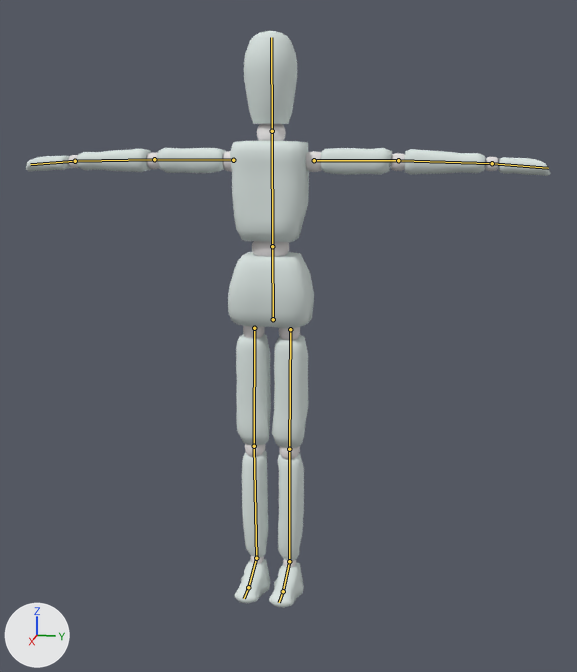
The Blender file block_model/block_model.blend: old version first, new version second.
The view is the same before and after, from a 50 mm camera at (2.236, 0.497, 1.383) aimed at (0.03, 0.055, 0.831). Every picture has the same lights, and +X, +Y and +Z are marked at lower left. The bones that bend it are drawn over the model as lines.
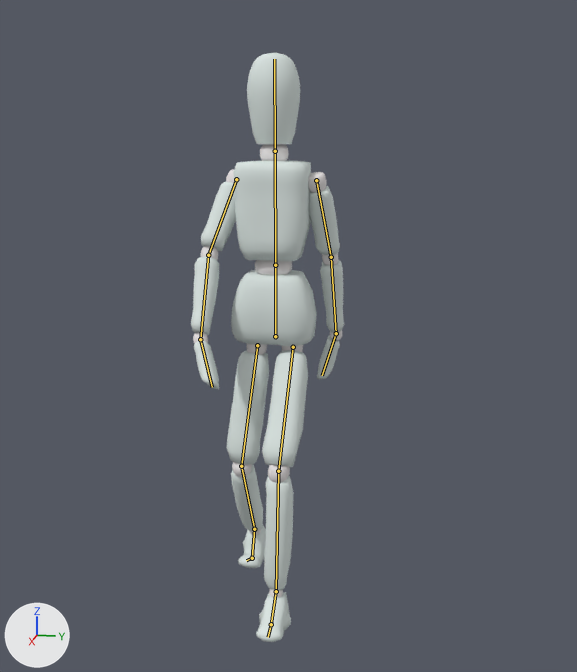
The newer file adds an action. The first version stands in its rest pose; the second is drawn at frame 1 of the action 'Run'.

Where the change shows, as pixel boxes (x1, y1, x2, y2) in the pictures (577 x 672 px):
'Cube', posed (71% narrower): before (26, 31, 551, 608); after (191, 53, 344, 642)
bone 'Hip', root to tip: before (273, 319) to (272, 246); after (275, 336) to (275, 265)
bone 'UpperArm.L', root to tip: before (314, 160) to (398, 160); after (316, 180) to (331, 257)
bone 'LowerArm.L', root to tip: before (398, 160) to (492, 163); after (331, 257) to (336, 333)
bone 'Hand.L', root to tip: before (492, 163) to (548, 168); after (336, 333) to (322, 375)
bone 'UpperArm.R', root to tip: before (233, 160) to (154, 159); after (236, 179) to (208, 255)
bone 'LowerArm.R', root to tip: before (154, 159) to (75, 161); after (208, 255) to (200, 339)
bone 'Hand.R', root to tip: before (75, 161) to (30, 164); after (200, 339) to (212, 387)
bone 'Foot.L', root to tip: before (289, 561) to (283, 591); after (276, 591) to (271, 624)
bone 'Toes.R', root to tip: before (248, 587) to (244, 598); after (252, 558) to (246, 560)

The change in detail:
Bone 'LegIK.L' (bone_legik_l) moves from (0.0, 0.0, 0.0) to (0.005, -0.179, -0.002).
Bone 'LegIK.R' (bone_legik_r) moves from (0.0, 0.0, 0.0) to (0.043, 0.154, -0.019).
Bone 'PoleTarget.R' (bone_poletarget_r) moves from (0.0, 0.0, 0.0) to (0.036, -0.01, -0.002).
Bone 'Hip' (bone_hip) moves from (0.0, 0.0, 0.0) to (0.006, -0.055, -0.009).
Bone 'UpperArm.L' (bone_upperarm_l) turns from (0, 0, 0) to (-15, -2, -81) degrees about its own x, y and z.
Bone 'LowerArm.L' (bone_lowerarm_l) turns from (0, 0, 0) to (4, -3, -5) degrees about its own x, y and z.
Bone 'Hand.L' (bone_hand_l) turns from (0, 0, 0) to (7, -4, -18) degrees about its own x, y and z.
Bone 'UpperArm.R' (bone_upperarm_r) turns from (0, 0, 0) to (24, 3, 75) degrees about its own x, y and z.
Bone 'LowerArm.R' (bone_lowerarm_r) turns from (0, 0, 0) to (6, 3, 15) degrees about its own x, y and z.
Bone 'Hand.R' (bone_hand_r) turns from (0, 0, 0) to (7, 4, 18) degrees about its own x, y and z.
Bone 'Foot.L' (bone_foot_l) turns from (0, 0, 0) to (0, -4, 5) degrees about its own x, y and z.
Bone 'Toes.R' (bone_toes_r) turns from (0, 0, 0) to (66, 11, -4) degrees about its own x, y and z.
